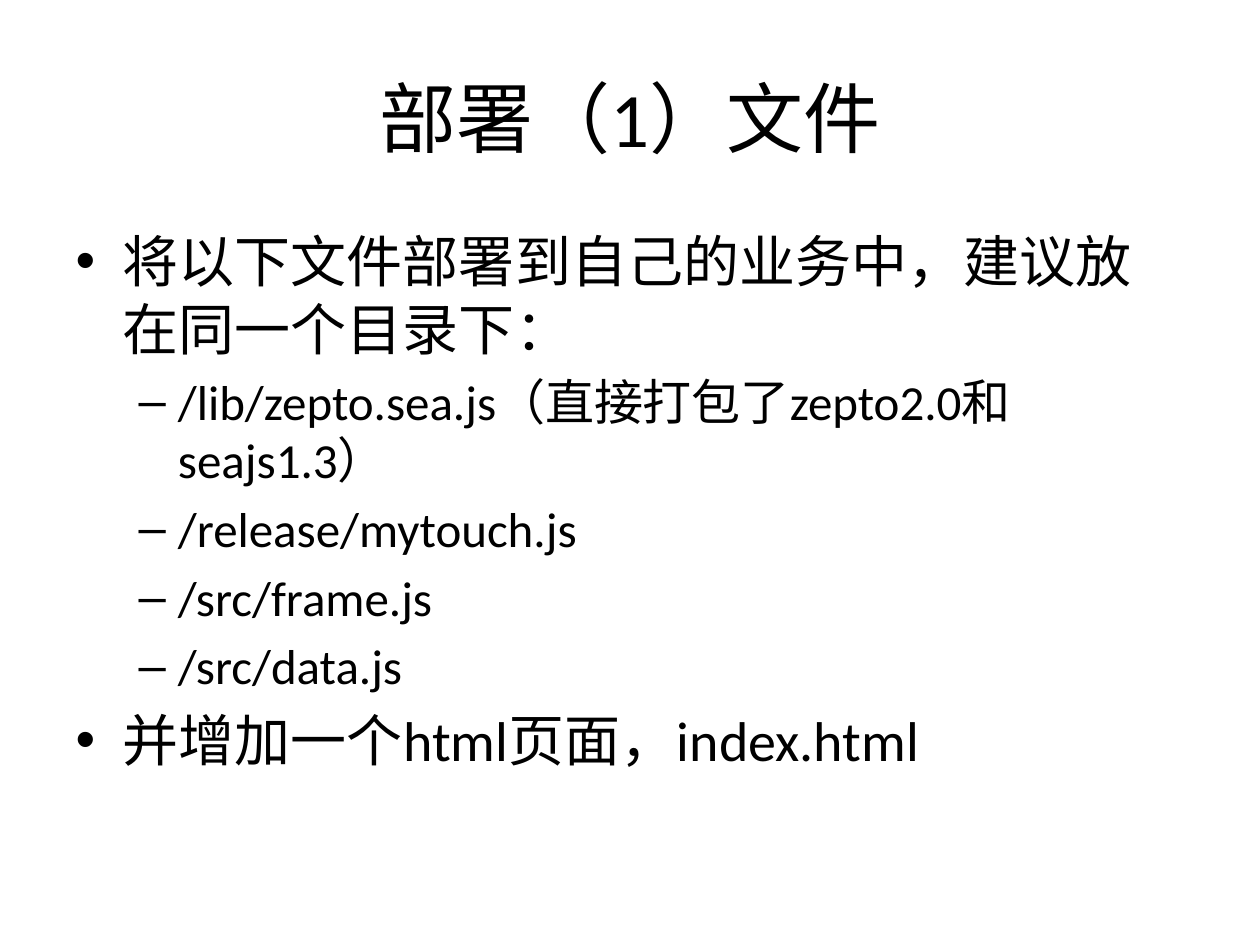
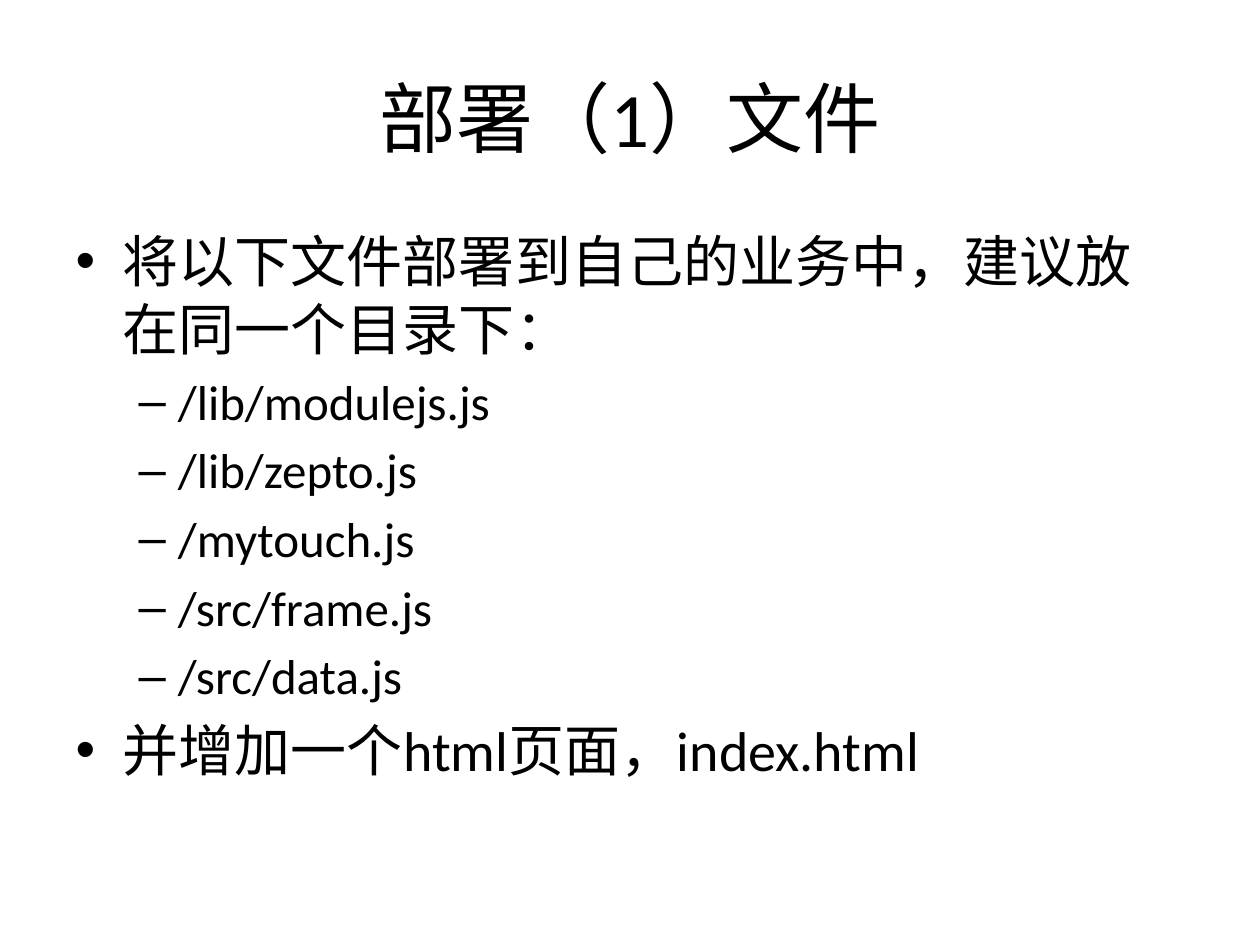
Before and after one commit to dearlordchen/mytouch, a slide deck: slide 7 of Mytouch移动web开发框架介绍.pptx (slide 5 before the commit). Drawn at 1260x945 pixels with LibreOffice and Linux fonts; fonts in the diff are those of the drawing. Boxes give left, top, right and bottom in pixels: in the first picture for what was removed or moved away, otherwise in the second. Text is boxed around its words. In the diff, an @@ line names an element or a change of style, - is before the commit and + after.

```diff
--- a/Mytouch移动web开发框架介绍.pptx
+++ b/Mytouch移动web开发框架介绍.pptx
@@ text at [178,386,490,566]: text changed @@
-  – /lib/zepto.sea.js（直接打包了zepto2.0和seajs1.3）
-  – /release/mytouch.js
+  – /lib/modulejs.js
+  – /lib/zepto.js
+  – /mytouch.js
```
Also in this commit, not shown: 6 other slides changed, 2 slides added, 2 slides removed, 1 other file.
